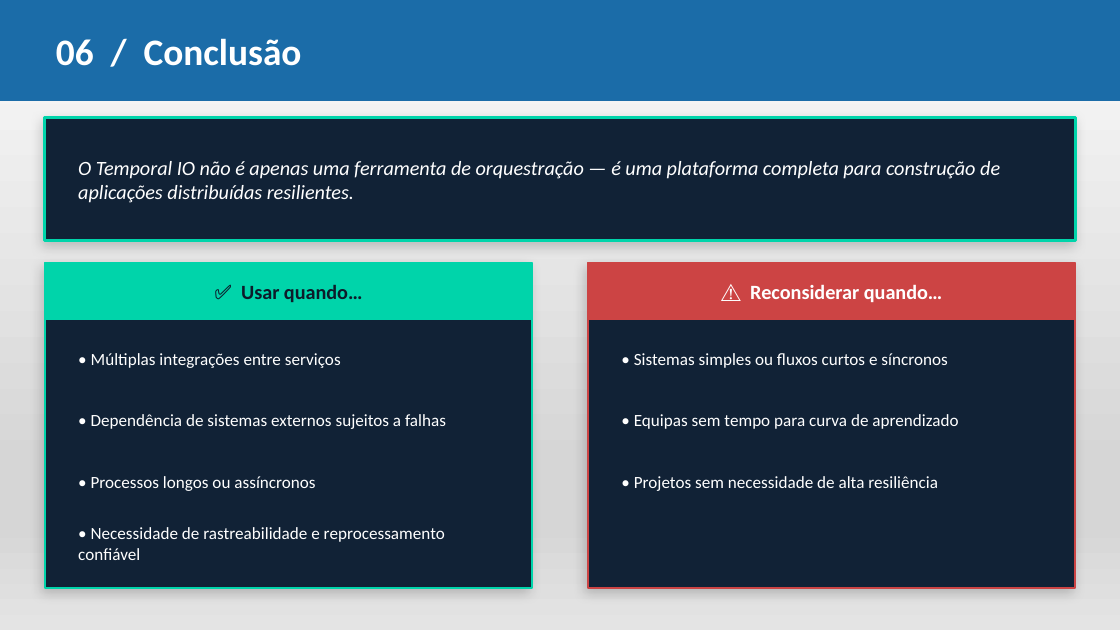
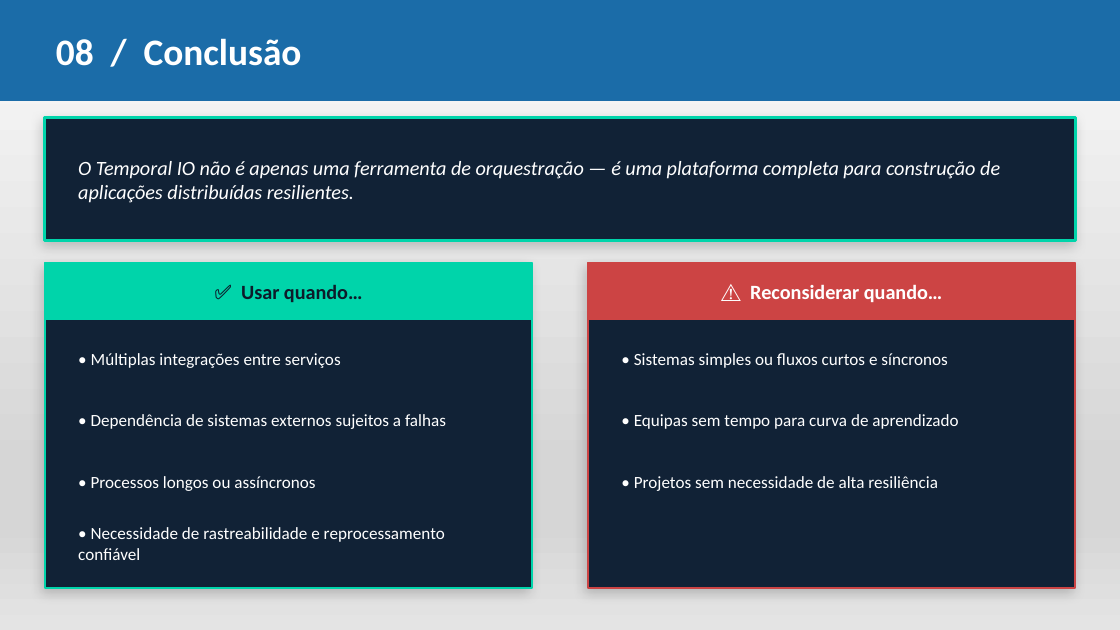
Before and after one commit to pedro-bvf/Temporal-IO, a slide deck: slide 10 of Temporal_IO_pt.pptx (slide 11 before the commit). Drawn at 1120x630 pixels with LibreOffice and Linux fonts; fonts in the diff are those of the drawing. Boxes give left, top, right and bottom in pixels: in the first picture for what was removed or moved away, otherwise in the second. Text is boxed around its words. In the diff, an @@ line names an element or a change of style, - is before the commit and + after.

```diff
--- a/Temporal_IO_pt.pptx
+++ b/Temporal_IO_pt.pptx
@@ text at (56, 38, 302, 66): text changed @@
-06 / Conclusão
+08 / Conclusão
```
Also in this commit, not shown: 8 other slides changed, 1 slide added, 2 slides removed, 3 other files.
